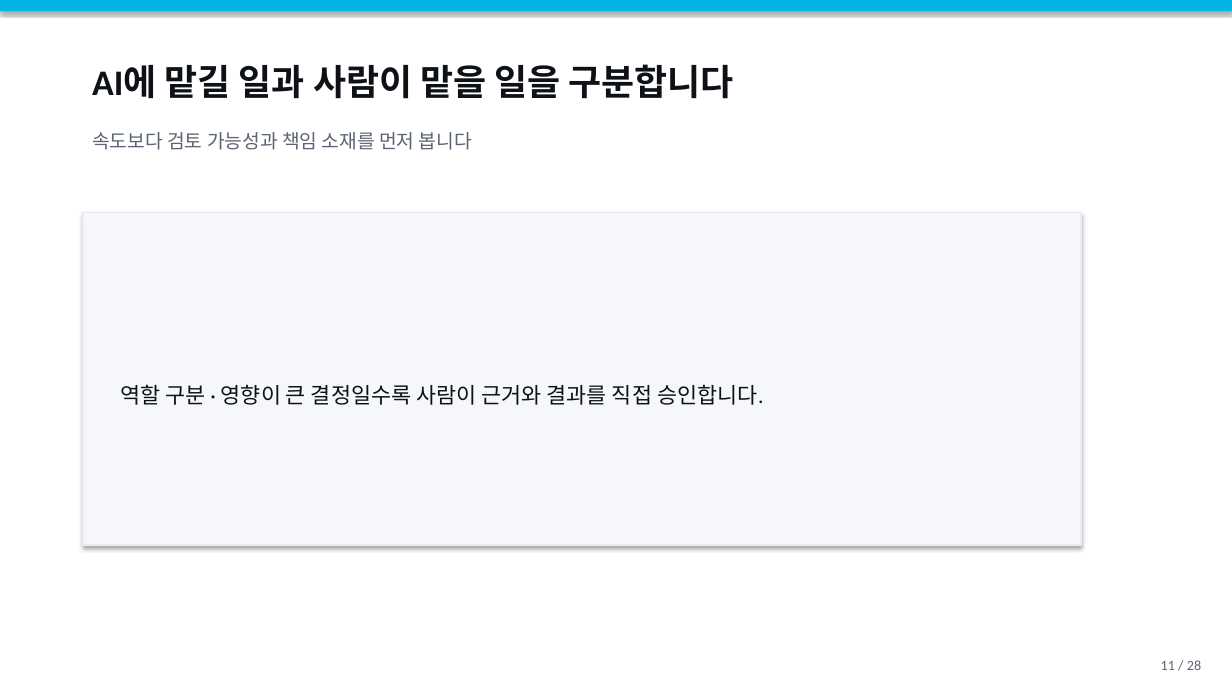
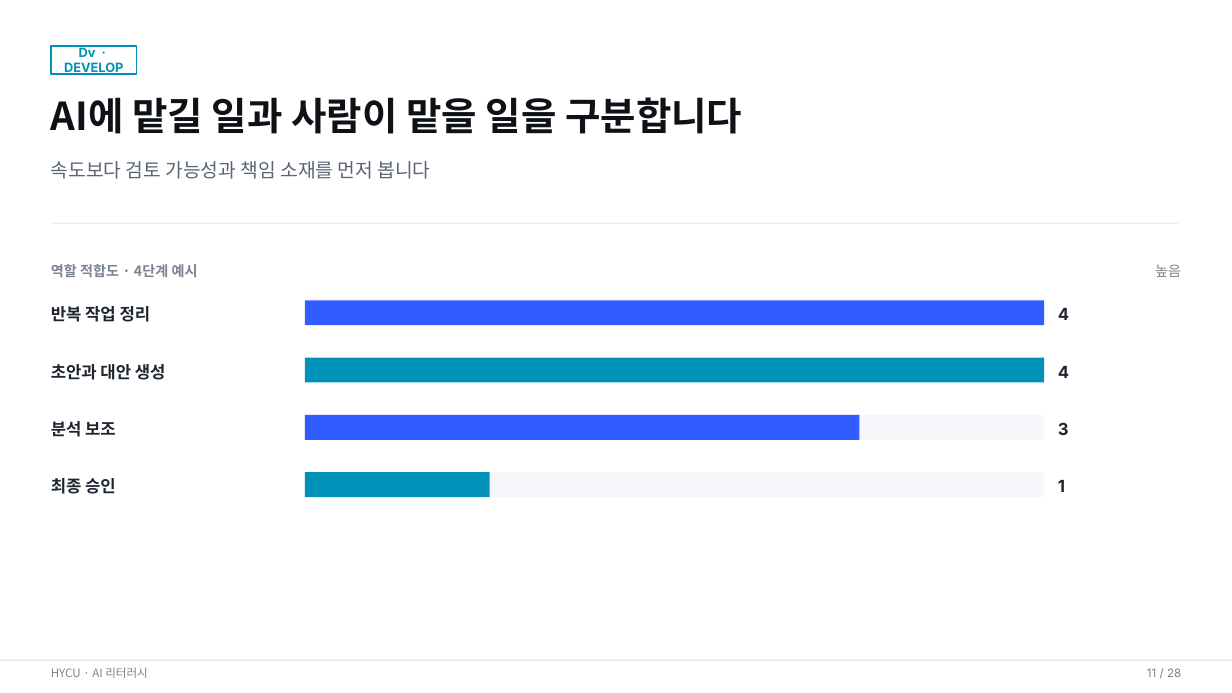
Before and after one commit to omnipotentlab/hycu-studio-preview, a slide deck: slide 11 of assets/HYCU_AI리터러시_3주차_02교시.pptx. Drawn at 1232x693 pixels with LibreOffice and Linux fonts; fonts in the diff are those of the drawing. Boxes give left, top, right and bottom in pixels: in the first picture for what was removed or moved away, otherwise in the second. Text is boxed around its words. In the diff, an @@ line names an element or a change of style, - is before the commit and + after.

```diff
--- a/assets/HYCU_AI리터러시_3주차_02교시.pptx
+++ b/assets/HYCU_AI리터러시_3주차_02교시.pptx
@@ rectangle removed at <box>0,0,1232,11</box> @@
@@ rectangle added at <box>51,46,137,74</box>, outline #0091B8 1.25 pt, 10 pt, text #0091B8, bold @@
+Dv · DEVELOP
@@ text "AI에 맡길 일과 사람이 맡을 ...": place and size @@
-text "AI에 맡길 일과 사람이 맡을 ..." at <box>92,64,734,99</box>
+text "AI에 맡길 일과 사람이 맡을 ..." at <box>51,97,742,134</box>
@@ text "AI에 맡길 일과 사람이 맡을 ..." at <box>51,97,742,134</box>: size 28 to 30 pt, font Calibri to Noto Sans CJK KR; line spacing 1 to 1.08 @@
@@ text "속도보다 검토 가능성과 책임 소재를 ...": place and size @@
-text "속도보다 검토 가능성과 책임 소재를 ..." at <box>92,132,472,150</box>
+text "속도보다 검토 가능성과 책임 소재를 ..." at <box>51,161,430,179</box>
@@ text "속도보다 검토 가능성과 책임 소재를 ..." at <box>51,161,430,179</box>: font Calibri to Noto Sans CJK KR; line spacing 1 to 1.15 @@
@@ rectangle added at <box>51,223,1178,224</box>, fill #E9ECF0 @@
@@ rectangle removed at <box>83,213,1081,545</box> @@
-역할 구분 · 영향이 큰 결정일수록 사람이 근거와 결과를 직접 승인합니다.
@@ text added at <box>51,264,198,277</box>, 11 pt, text #7A8390, bold @@
+역할 적합도 · 4단계 예시
@@ text added at <box>1155,264,1181,277</box>, 11 pt, text #7A8390 @@
+높음
@@ text added at <box>51,306,151,322</box>, 13 pt, text #1E2530, bold @@
+반복 작업 정리
@@ rectangle added at <box>305,300,1044,325</box>, fill #315CFF @@
@@ text added at <box>1058,308,1069,320</box>, 13 pt, text #1E2530, bold @@
+4
@@ rectangle added at <box>305,358,1044,383</box>, fill #0091B8 @@
@@ text added at <box>51,364,166,380</box>, 13 pt, text #1E2530, bold @@
+초안과 대안 생성
@@ text added at <box>1058,366,1069,378</box>, 13 pt, text #1E2530, bold @@
+4
@@ rectangle added at <box>305,415,1044,440</box>, fill #F5F7FA @@
@@ rectangle added at <box>305,415,860,440</box>, fill #315CFF @@
@@ text added at <box>51,421,116,437</box>, 13 pt, text #1E2530, bold @@
+분석 보조
@@ text added at <box>1058,422,1069,435</box>, 13 pt, text #1E2530, bold @@
+3
@@ text added at <box>51,478,116,494</box>, 13 pt, text #1E2530, bold @@
+최종 승인
@@ rectangle added at <box>305,472,1044,497</box>, fill #F5F7FA @@
@@ rectangle added at <box>305,472,490,497</box>, fill #0091B8 @@
@@ text added at <box>1058,480,1065,492</box>, 13 pt, text #1E2530, bold @@
+1
@@ rectangle added at <box>0,660,1232,661</box>, fill #D5DBE2 @@
@@ text added at <box>51,667,148,678</box>, 9 pt, text #7A8390 @@
+HYCU · AI 리터러시
@@ text "11 / 28": place and size @@
-text "11 / 28" at <box>1161,660,1201,670</box>
+text "11 / 28" at <box>1147,668,1181,677</box>
@@ text "11 / 28" at <box>1147,668,1181,677</box>: size 11 to 9 pt, font Calibri to Inter, text colour #5A6473 to #7A8390; line spacing 1 to 1.15 @@
```
Also in this commit, not shown: 18 other slides changed, 9 slides added, 9 slides removed, 3 other files.
